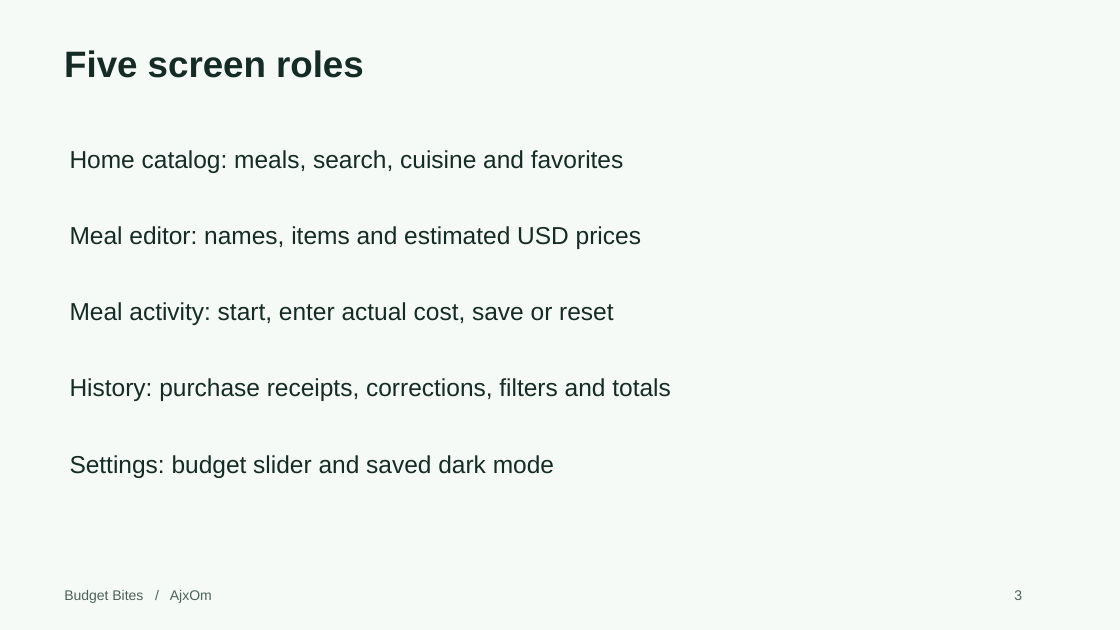
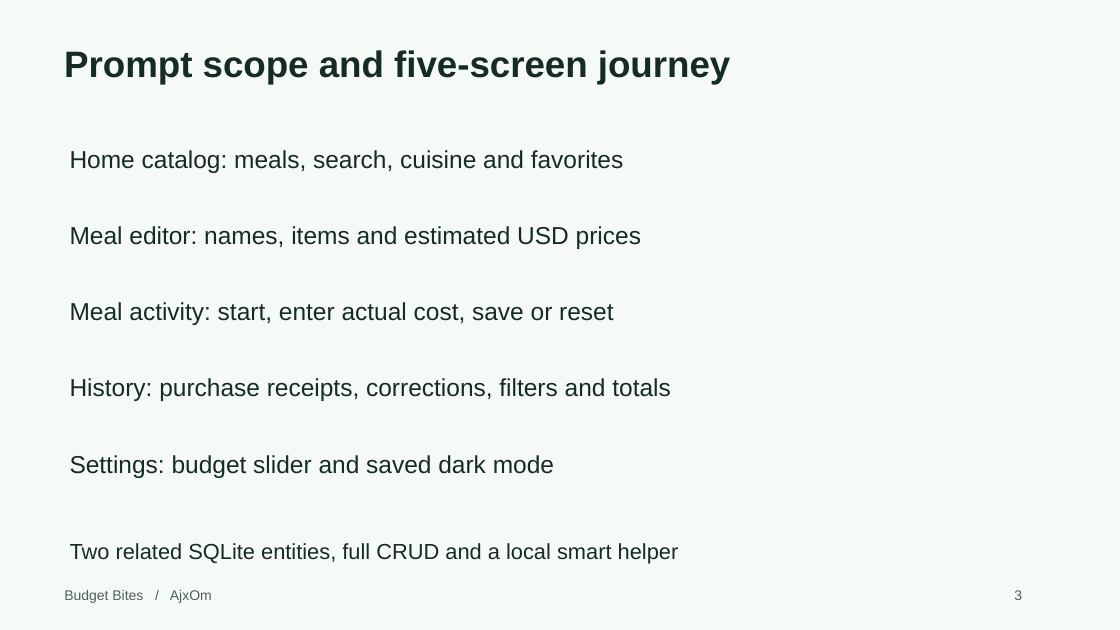
Before and after one commit to Omswaroopreddyudumula/ajxom-budget-bites, a slide deck: slide 3 of submission/Project1_Presentation.pptx. Drawn at 1120x630 pixels with LibreOffice and Linux fonts; fonts in the diff are those of the drawing. Boxes give left, top, right and bottom in pixels: in the first picture for what was removed or moved away, otherwise in the second. Text is boxed around its words. In the diff, an @@ line names an element or a change of style, - is before the commit and + after.

```diff
--- a/submission/Project1_Presentation.pptx
+++ b/submission/Project1_Presentation.pptx
@@ text at [64, 50, 730, 84]: text changed @@
-Five screen roles
+Prompt scope and five-screen journey
@@ text added at [70, 543, 679, 564], 18.8 pt, text #152B25 @@
+Two related SQLite entities, full CRUD and a local smart helper
```
Also in this commit, not shown: 11 other slides changed, 6 slides added, 2 slides removed, 1 other file.
